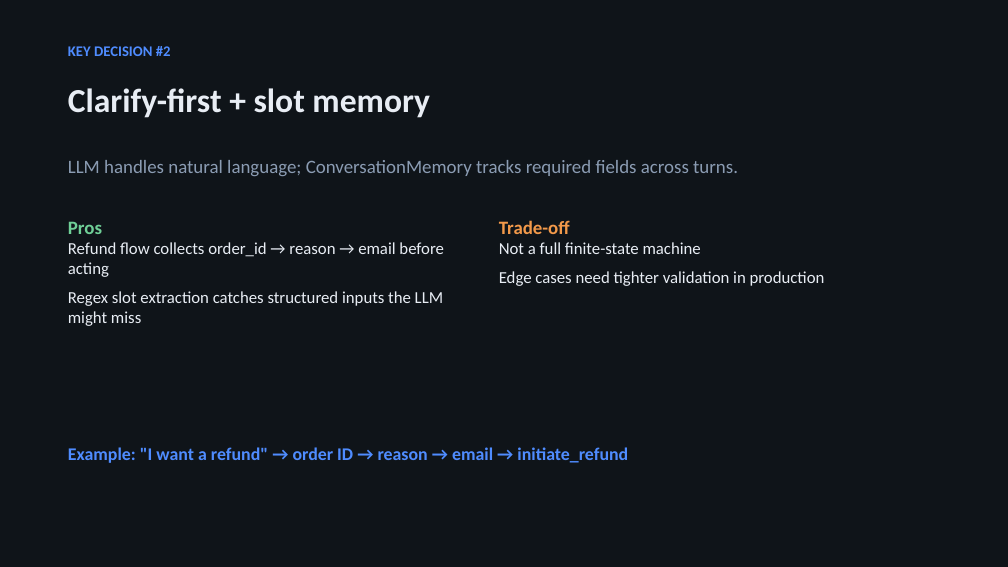
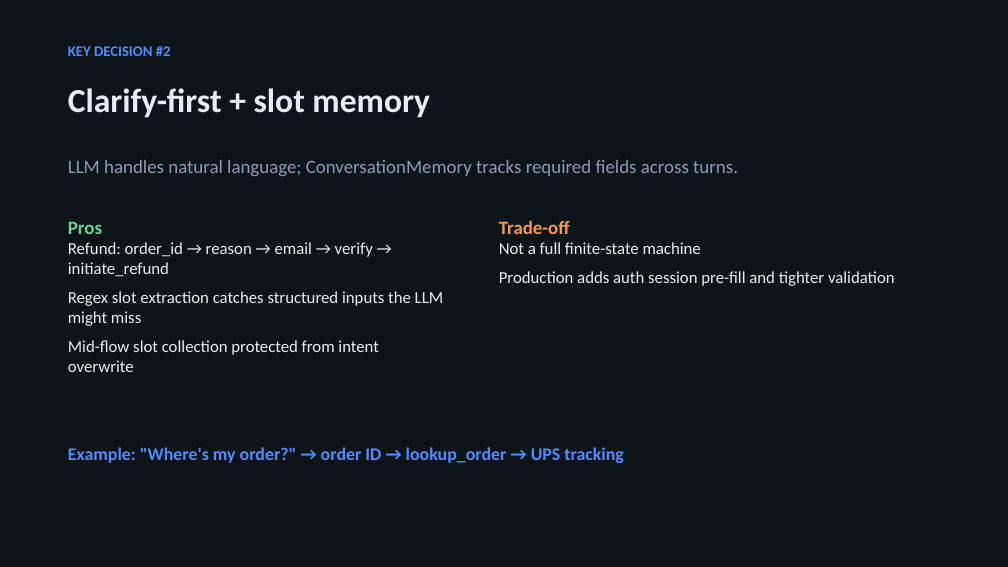
Before and after one commit to andrewwchild/booklydemo, a slide deck: slide 4 of Bookly_CS_Agent_Pitch.pptx. Drawn at 1008x567 pixels with LibreOffice and Linux fonts; fonts in the diff are those of the drawing. Boxes give left, top, right and bottom in pixels: in the first picture for what was removed or moved away, otherwise in the second. Text is boxed around its words. In the diff, an @@ line names an element or a change of style, - is before the commit and + after.

```diff
--- a/Bookly_CS_Agent_Pitch.pptx
+++ b/Bookly_CS_Agent_Pitch.pptx
@@ text at bbox=[68, 242, 373, 277]: text changed @@
-Refund flow collects order_id → reason → email before acting
+Refund: order_id → reason → email → verify → initiate_refund
@@ text at bbox=[499, 271, 895, 286]: text changed @@
-Edge cases need tighter validation in production
+Production adds auth session pre-fill and tighter validation
@@ text at bbox=[68, 340, 379, 372]: paragraph added @@
+Mid-flow slot collection protected from intent overwrite
@@ text at bbox=[68, 447, 623, 463]: text changed @@
-Example: "I want a refund" → order ID → reason → email → initiate_refund
+Example: "Where's my order?" → order ID → lookup_order → UPS tracking
```
Also in this commit, not shown: 4 other slides changed, 3 slides added, 6 other files.
